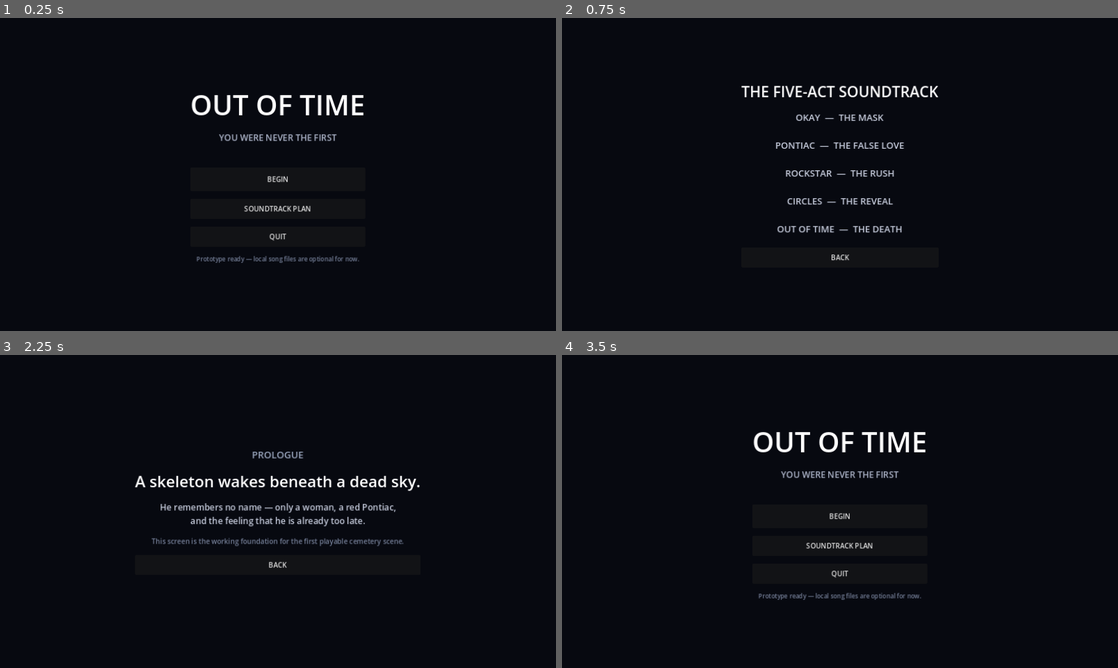
Above: before the commit, frames 1-4 (two rows, left to right).
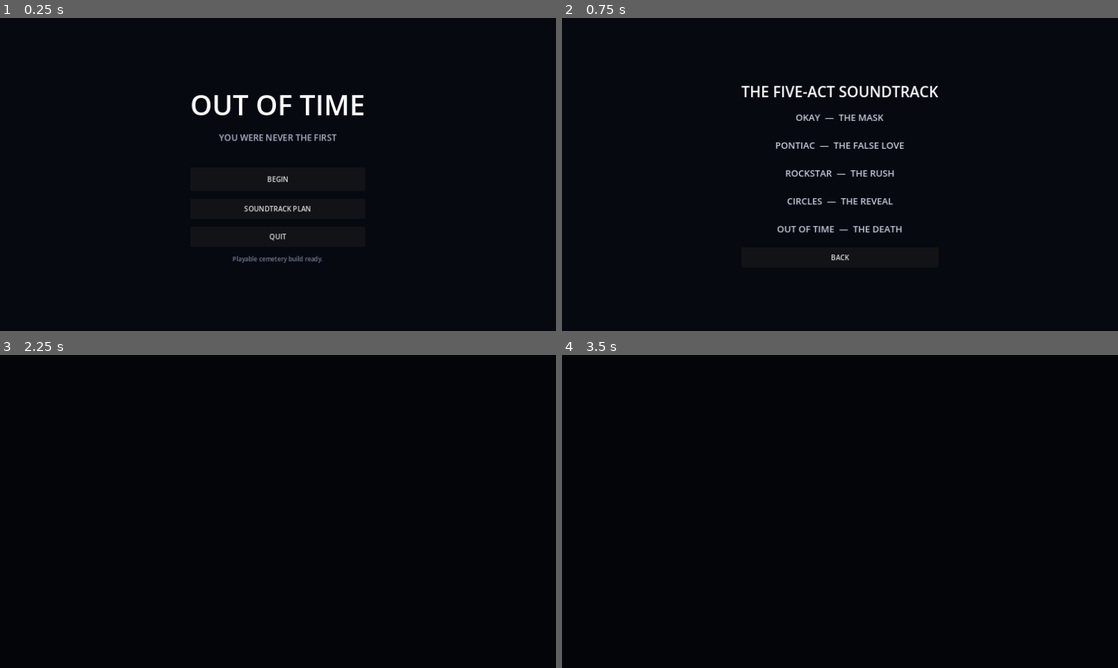
Above: after the commit, the same moments.

Repository: fuzeonspotify/outoftime
Game: Godot game, scene res://scenes/main.tscn
Two runs of this game, one before a commit and one after it. Both use one fixed random seed, a clock stepped at 60 frames per second and the inputs below.
Inputs (mouse positions are in pixels of both pictures, inside the frame that each line leads up to):
- Up to frame 1 (0.25 s): no input
- Up to frame 2 (0.75 s): click "SOUNDTRACK PLAN" at 0.5 s
- Up to frame 3 (2.25 s): click "BACK" at 1.25 s; click "BEGIN" at 2 s
- Up to frame 4 (3.5 s): click (840, 564) at 2.75 s, where only the run before the commit has a clickable "BACK"

The runs differ from the first frame. In frame 1, 0.3% of the frame differs, in the area x 35-65%, y 76-79%; in frame 2, nothing differs; in frame 3, 2.7%, in the area x 24-76%, y 30-68%; in frame 4, 1.8%.
Error after the commit: Parse Error: Cannot infer the type of "x_position" variable because the value doesn't have a set type. (res://scripts/world/cemetery.gd:90)

Commit message:
Launch playable cemetery from main menu

Diff:
--- a/scripts/ui/main.gd
+++ b/scripts/ui/main.gd
@@ -46,29 +46,29 @@
 	_menu.add_child(tagline)
 
 	var spacer := Control.new()
-	spacer.custom_minimum_size = Vector2(1, 18)
+	spacer.custom_minimum_size = Vector2(1.0, 18.0)
 	_menu.add_child(spacer)
 
 	var start_button := Button.new()
 	start_button.text = "BEGIN"
-	start_button.custom_minimum_size = Vector2(320, 54)
-	start_button.pressed.connect(_begin_prologue)
+	start_button.custom_minimum_size = Vector2(320.0, 54.0)
+	start_button.pressed.connect(_begin_game)
 	_menu.add_child(start_button)
 
 	var soundtrack_button := Button.new()
 	soundtrack_button.text = "SOUNDTRACK PLAN"
-	soundtrack_button.custom_minimum_size = Vector2(320, 46)
+	soundtrack_button.custom_minimum_size = Vector2(320.0, 46.0)
 	soundtrack_button.pressed.connect(_show_soundtrack_plan)
 	_menu.add_child(soundtrack_button)
 
 	var quit_button := Button.new()
 	quit_button.text = "QUIT"
-	quit_button.custom_minimum_size = Vector2(320, 46)
+	quit_button.custom_minimum_size = Vector2(320.0, 46.0)
 	quit_button.pressed.connect(get_tree().quit)
 	_menu.add_child(quit_button)
 
 	_status_label = Label.new()
-	_status_label.text = "Prototype ready — local song files are optional for now."
+	_status_label.text = "Playable cemetery build ready."
 	_status_label.horizontal_alignment = HORIZONTAL_ALIGNMENT_CENTER
 	_status_label.modulate = Color("758098")
 	_status_label.add_theme_font_size_override("font_size", 14)
@@ -81,39 +81,9 @@
 	center.add_child(_story_panel)
 
 
-func _begin_prologue() -> void:
-	_menu.visible = false
-	_clear_story_panel()
-	_story_panel.visible = true
-
-	var chapter := Label.new()
-	chapter.text = "PROLOGUE"
-	chapter.horizontal_alignment = HORIZONTAL_ALIGNMENT_CENTER
-	chapter.add_theme_font_size_override("font_size", 22)
-	chapter.modulate = Color("99a5bc")
-	_story_panel.add_child(chapter)
-
-	var heading := Label.new()
-	heading.text = "A skeleton wakes beneath a dead sky."
-	heading.horizontal_alignment = HORIZONTAL_ALIGNMENT_CENTER
-	heading.add_theme_font_size_override("font_size", 36)
-	_story_panel.add_child(heading)
-
-	var body := Label.new()
-	body.text = "He remembers no name — only a woman, a red Pontiac,\nand the feeling that he is already too late."
-	body.horizontal_alignment = HORIZONTAL_ALIGNMENT_CENTER
-	body.add_theme_font_size_override("font_size", 20)
-	body.modulate = Color("c4cada")
-	_story_panel.add_child(body)
-
-	var note := Label.new()
-	note.text = "This screen is the working foundation for the first playable cemetery scene."
-	note.horizontal_alignment = HORIZONTAL_ALIGNMENT_CENTER
-	note.modulate = Color("747f97")
-	_story_panel.add_child(note)
-
-	_add_back_button()
-	MusicDirector.play_cue("okay_intro", 1.5)
+func _begin_game() -> void:
+	MusicDirector.stop_music(0.35)
+	get_tree().change_scene_to_file("res://scenes/cemetery.tscn")
 
 
 func _show_soundtrack_plan() -> void:
@@ -134,13 +104,9 @@
 	sequence.modulate = Color("c8cede")
 	_story_panel.add_child(sequence)
 
-	_add_back_button()
-
-
-func _add_back_button() -> void:
 	var back_button := Button.new()
 	back_button.text = "BACK"
-	back_button.custom_minimum_size = Vector2(260, 46)
+	back_button.custom_minimum_size = Vector2(260.0, 46.0)
 	back_button.pressed.connect(_return_to_menu)
 	_story_panel.add_child(back_button)
 
@@ -151,10 +117,9 @@
 
 
 func _return_to_menu() -> void:
-	MusicDirector.stop_music(0.6)
 	_story_panel.visible = false
 	_menu.visible = true
-	_status_label.text = "Prototype ready — local song files are optional for now."
+	_status_label.text = "Playable cemetery build ready."
 
 
 func _on_cue_missing(cue_id: String, expected_path: String) -> void:
